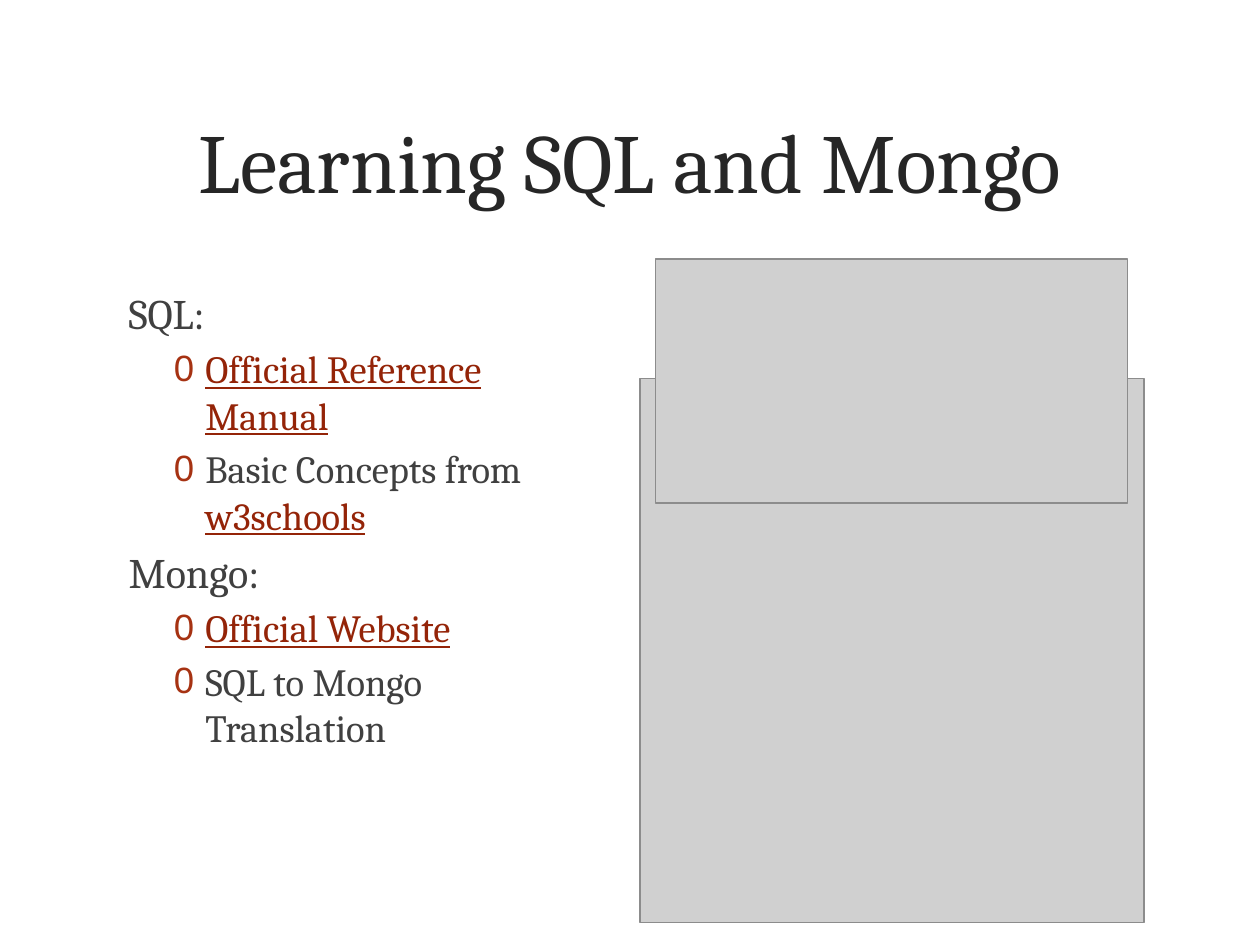
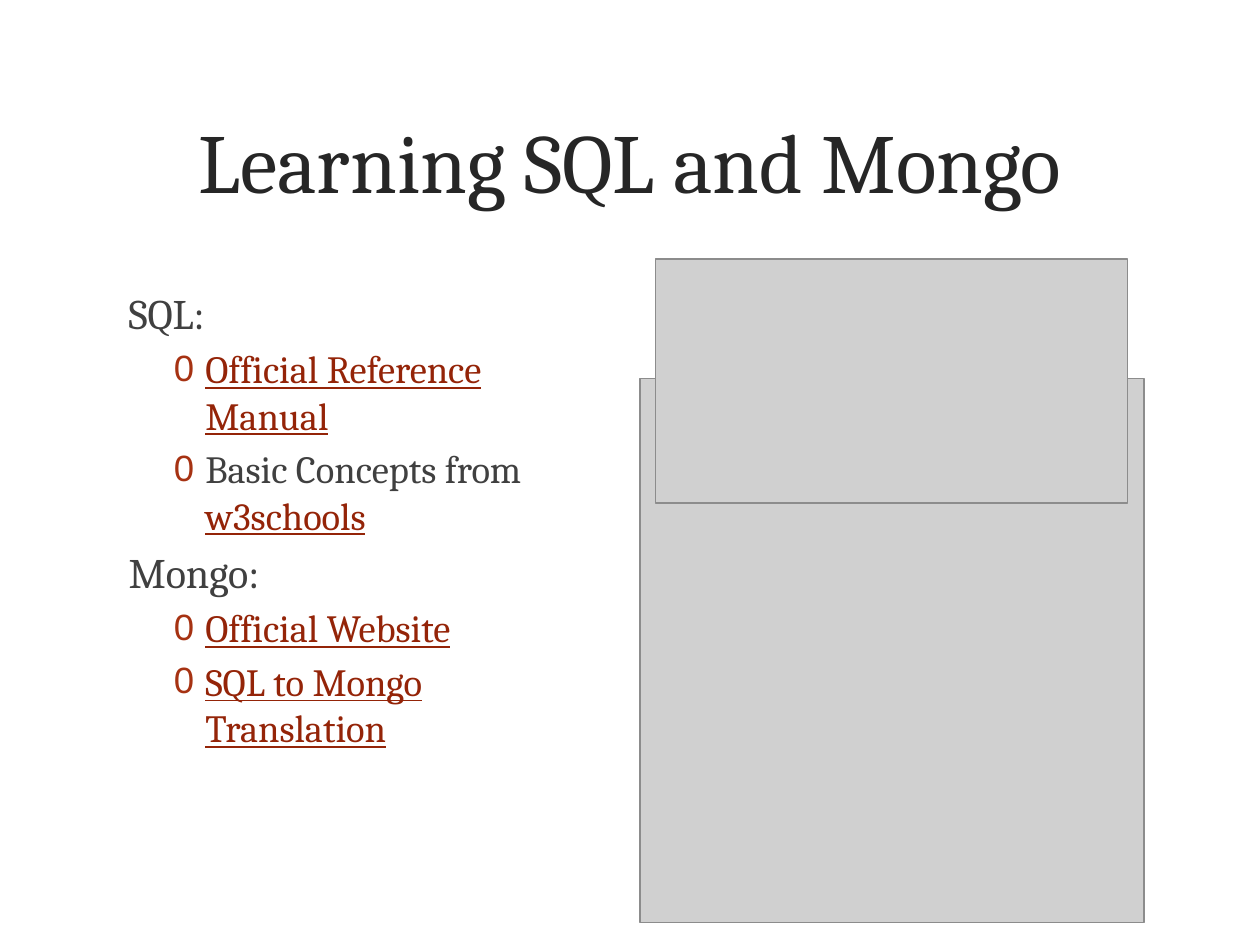
Before and after one commit to atultiwary/TechTalk, a slide deck: slide 6 of TechTalk.pptx. Drawn at 1260x945 pixels with LibreOffice and Linux fonts; fonts in the diff are those of the drawing; grey boxes stand for pictures; background and template pictures are left out. Boxes give left, top, right and bottom in pixels: in the first picture for what was removed or moved away, otherwise in the second. Text is boxed around its words. In the diff, an @@ line names an element or a change of style, - is before the commit and + after.

```diff
--- a/TechTalk.pptx
+++ b/TechTalk.pptx
@@ text at [205, 670, 423, 748]: text colour #404040 to #942408, underline on in "SQL to Mongo Translation" @@
```
Also in this commit, not shown: 2 other slides changed.
